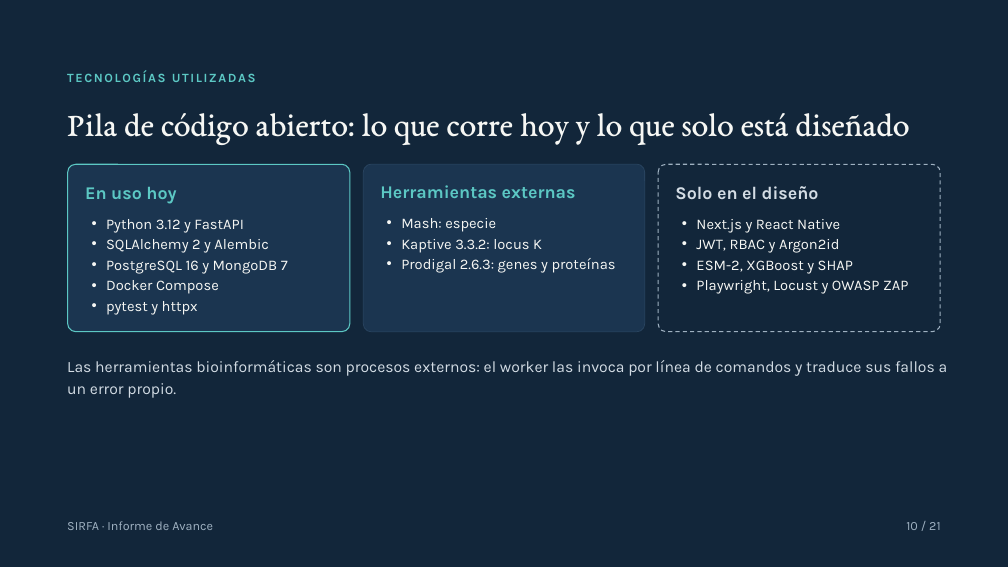
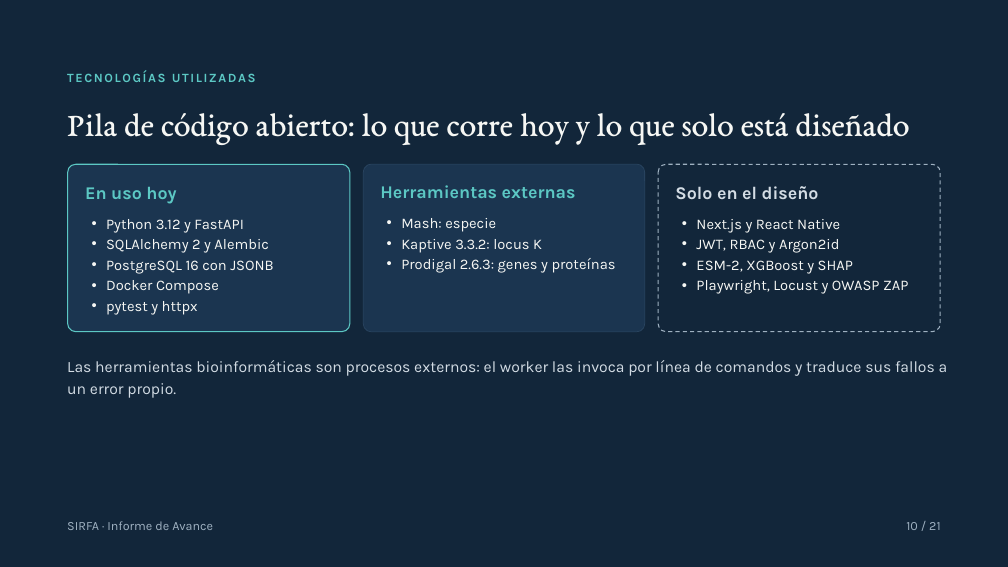
Before and after one commit to johao21/Capstone, a slide deck: slide 10 of Fase 2/Presentacion_SIRFA_Fase2.pptx. Drawn at 1008x567 pixels with LibreOffice and Linux fonts; fonts in the diff are those of the drawing. Boxes give left, top, right and bottom in pixels: in the first picture for what was removed or moved away, otherwise in the second. Text is boxed around its words. In the diff, an @@ line names an element or a change of style, - is before the commit and + after.

Commit message:
Presentaciones y diagramas de arquitectura sin la base documental del diseno original
Presentacion de Fase 1, de Fase 2 y final, y los diagramas de componentes y de despliegue: una sola base de datos (PostgreSQL con JSONB), cuatro servicios.

```diff
--- a/Fase 2/Presentacion_SIRFA_Fase2.pptx
+++ b/Fase 2/Presentacion_SIRFA_Fase2.pptx
@@ text at (106,260,274,274): text changed @@
-• PostgreSQL 16 y MongoDB 7
+• PostgreSQL 16 con JSONB
```
Also in this commit, not shown: 7 other slides changed, 4 other files.
